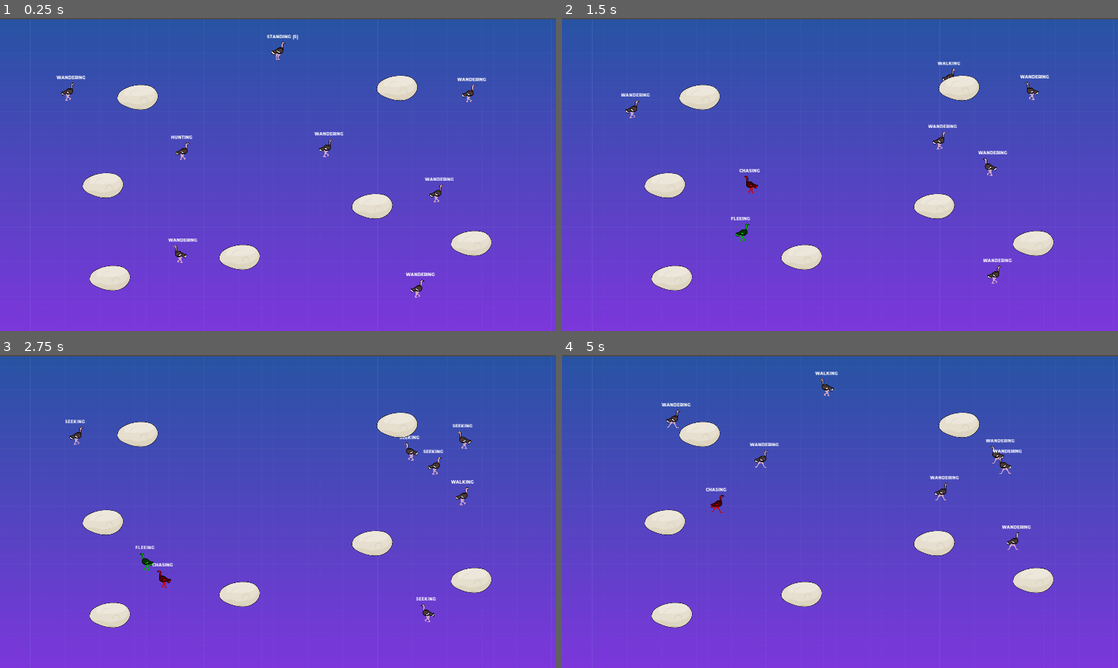
Above: before the commit, frames 1-4 (two rows, left to right).
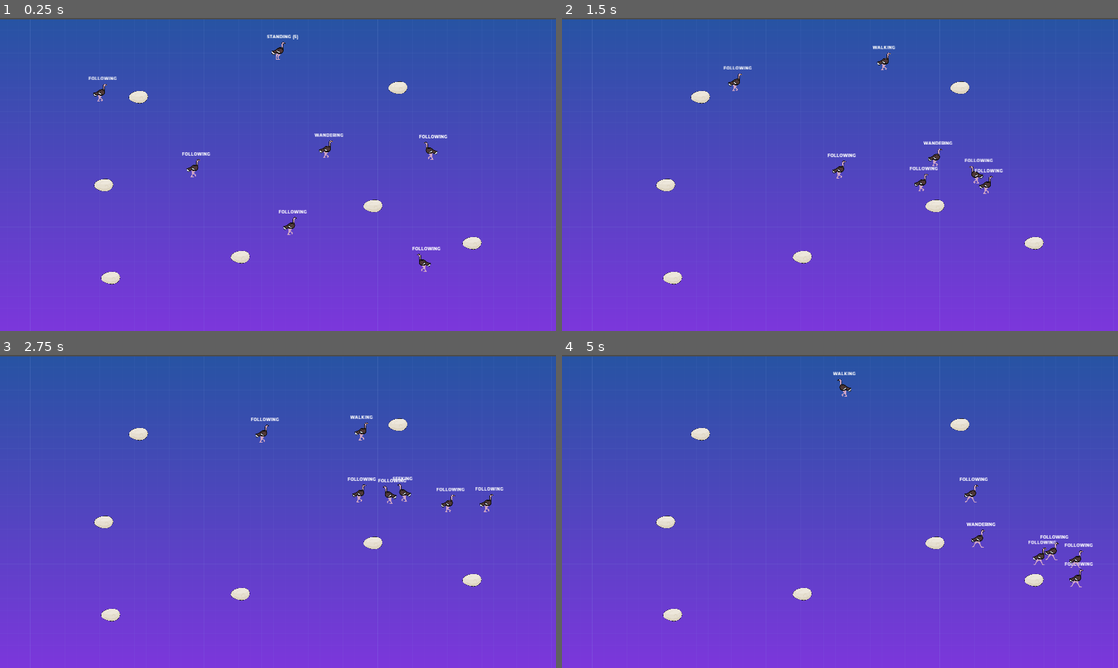
Above: after the commit, the same moments.

Repository: wholeNaNyards/game-ai
Game: Godot game, scene res://src/Main.tscn
Same seed, same stepped clock (60 frames per second), same inputs: the game is played once before the commit and once after it.
Inputs (mouse positions are in pixels of both pictures, inside the frame that each line leads up to):
- Up to frame 1 (0.25 s): no input
- Up to frame 2 (1.5 s): move the mouse to (962, 158) at 0.52 s; press the mouse at (962, 158) at 0.53 s; hold D (move_right) 0.53-1.28 s; move the mouse to (728, 190) at 1.27 s; release the mouse at (728, 190) at 1.28 s; hold S (move_down) from 1.28 s (still down); click (728, 190) at 1.35 s
- Up to frame 3 (2.75 s): move the mouse to (333, 442) at 2.02 s; release S (move_down) at 2.03 s; press the mouse at (333, 442) at 2.03 s; hold D (move_right) from 2.03 s (still down)
- Up to frame 4 (5 s): move the mouse to (812, 574) at 2.77 s; release D (move_right) at 2.78 s; release the mouse at (812, 574) at 2.78 s; hold W (move_up) 2.78-3.53 s; click (812, 574) at 2.85 s; move the mouse to (1006, 558) at 3.52 s; press the mouse at (1006, 558) at 3.53 s; hold A (move_left) from 3.53 s (still down); move the mouse to (673, 464) at 4.27 s; release the mouse at (673, 464) at 4.28 s; click (673, 464) at 4.35 s

The runs differ from the first frame. In frame 1, 3.8% of the frame differs, in the area x 10-89%, y 18-90%; in frame 2, 4.1%; in frame 3, 4.0%; in frame 4, 4.1%, in the area x 14-96%, y 5-88%.

Commit message:
Refactored steering behaviors, initial work on flocking

Diff:
--- a/MovingEntity.gd
+++ b/MovingEntity.gd
@@ -8,6 +8,7 @@
 export (float, 10.0, 100000) var max_force = 50000.0
 
 var velocity = Vector2()
+var dir = 1
 
 func get_velocity() -> Vector2:
 	return velocity
--- a/PreyStateFleeing.gd
+++ b/PreyStateFleeing.gd
@@ -21,5 +21,5 @@
 func execute_process(_prey, _delta: float) -> void:
 	pass
 
-func execute_physics_process(prey, _delta: float) -> void:
+func execute_physics_process(_prey, _delta: float) -> void:
 	pass
--- a/PreyStateGlobal.gd
+++ b/PreyStateGlobal.gd
@@ -15,12 +15,13 @@
 
 func execute_physics_process(prey, _delta: float) -> void:
 	#	animated_sprite.rotation = velocity.angle()
-	var currently_steering = false
 
 	if prey.velocity.x >= 0:
 		prey.animated_sprite.flip_h = false
 	else:
 		prey.animated_sprite.flip_h = true
+
+	var currently_steering = false
 
 	if Input.is_action_pressed("left_click"):
 		var mouse_pos = prey.get_global_mouse_position()
@@ -29,7 +30,7 @@
 		prey.change_state("SEEKING")
 
 	if prey.leader:
-		prey.steering_manager.offset_pursuit(prey.leader, prey.offset)
+		prey.steering_manager.offset_pursuit(prey.leader, prey.offset, "prey")
 		currently_steering = true
 		prey.change_state("FOLLOWING")
 
--- a/project.godot
+++ b/project.godot
@@ -24,6 +24,11 @@
 "language": "GDScript",
 "path": "res://src/player/Player.gd"
 }, {
+"base": "AI",
+"class": "Predator",
+"language": "GDScript",
+"path": "res://src/ai/Predator.gd"
+}, {
 "base": "State",
 "class": "PredatorStateChasing",
 "language": "GDScript",
@@ -43,6 +48,11 @@
 "class": "PredatorStateResting",
 "language": "GDScript",
 "path": "res://PredatorStateResting.gd"
+}, {
+"base": "AI",
+"class": "Prey",
+"language": "GDScript",
+"path": "res://src/ai/Prey.gd"
 }, {
 "base": "State",
 "class": "PreyStateFleeing",
@@ -108,10 +118,12 @@
 "AI": "",
 "MovingEntity": "",
 "Player": "",
+"Predator": "",
 "PredatorStateChasing": "",
 "PredatorStateGlobal": "",
 "PredatorStateHunting": "",
 "PredatorStateResting": "",
+"Prey": "",
 "PreyStateFleeing": "",
 "PreyStateFollowing": "",
 "PreyStateGlobal": "",
--- a/src/Main.tscn
+++ b/src/Main.tscn
@@ -1,11 +1,10 @@
-[gd_scene load_steps=9 format=2]
+[gd_scene load_steps=8 format=2]
 
 [ext_resource path="res://src/ai/Prey.tscn" type="PackedScene" id=1]
 [ext_resource path="res://src/Rock.tscn" type="PackedScene" id=2]
 [ext_resource path="res://assets/background.png" type="Texture" id=3]
 [ext_resource path="res://src/Main.gd" type="Script" id=4]
 [ext_resource path="res://src/player/Player.tscn" type="PackedScene" id=5]
-[ext_resource path="res://src/ai/Predator.tscn" type="PackedScene" id=6]
 
 [sub_resource type="RectangleShape2D" id=1]
 extents = Vector2( 984, 12 )
@@ -23,27 +22,37 @@
 
 [node name="Player" parent="." instance=ExtResource( 5 )]
 position = Vector2( 90, -227 )
+max_speed = 100
+speed = 200
 
 [node name="Prey" parent="." instance=ExtResource( 1 )]
 position = Vector2( 280, 77 )
+offset = 10.0
+
+[node name="Prey2" parent="." instance=ExtResource( 1 )]
+position = Vector2( 648, 85 )
+initial_leader = NodePath("../Prey")
+offset = 10.0
+
+[node name="Prey3" parent="." instance=ExtResource( 1 )]
+position = Vector2( 624, 483 )
+initial_leader = NodePath("../Prey")
+offset = 10.0
+
+[node name="Prey4" parent="." instance=ExtResource( 1 )]
+position = Vector2( 146, 357 )
+initial_leader = NodePath("../Prey")
+offset = 10.0
 
 [node name="Prey5" parent="." instance=ExtResource( 1 )]
-position = Vector2( 776, -107 )
+position = Vector2( -192, 149 )
+initial_leader = NodePath("../Prey")
+offset = 10.0
 
 [node name="Prey6" parent="." instance=ExtResource( 1 )]
-position = Vector2( 664, 237 )
-
-[node name="Prey2" parent="." instance=ExtResource( 1 )]
-position = Vector2( 600, 557 )
-
-[node name="Prey3" parent="." instance=ExtResource( 1 )]
-position = Vector2( -216, 445 )
-
-[node name="Prey4" parent="." instance=ExtResource( 1 )]
-position = Vector2( -608, -123 )
-
-[node name="Predator" parent="." instance=ExtResource( 6 )]
-position = Vector2( -216, 85 )
+position = Vector2( -512, -115 )
+initial_leader = NodePath("../Prey")
+offset = 10.0
 
 [node name="Rocks" type="Node2D" parent="."]
 
--- a/src/Rock.tscn
+++ b/src/Rock.tscn
@@ -2,18 +2,20 @@
 
 [ext_resource path="res://assets/Rocks/Stone.png" type="Texture" id=1]
 
-[sub_resource type="RectangleShape2D" id=1]
-extents = Vector2( 68, 44 )
+[sub_resource type="CapsuleShape2D" id=1]
+radius = 24.0
+height = 16.0
 
 [node name="Rock" type="StaticBody2D"]
 collision_layer = 16
 collision_mask = 0
 
-[node name="CollisionShape2D" type="CollisionShape2D" parent="."]
-position = Vector2( 4, -44 )
-shape = SubResource( 1 )
-
 [node name="Stone" type="Sprite" parent="."]
 position = Vector2( 8, -48 )
-scale = Vector2( 0.75, 1 )
+scale = Vector2( 0.35, 0.5 )
 texture = ExtResource( 1 )
+
+[node name="CollisionShape2D" type="CollisionShape2D" parent="."]
+position = Vector2( 8, -48 )
+rotation = 1.57079
+shape = SubResource( 1 )
--- a/src/ai/Predator.gd
+++ b/src/ai/Predator.gd
@@ -1,7 +1,9 @@
+class_name Predator
 extends AI
 
 onready var animated_sprite = $AnimatedSprite
 onready var state_machine : StateMachine = $StateMachine
+onready var prey_detector_raycasts : Node2D = $PreyDetectorRaycasts
 
 export (int, 1, 5000) var max_stamina = 2000
 onready var stamina : int = max_stamina
@@ -11,6 +13,7 @@
 func _ready() -> void:
 	state_machine.set_global_state(PredatorStateGlobal.new())
 	change_state("HUNTING")
+	add_to_group("predator")
 
 func change_state(new_state: String) -> void:
 	if new_state == "HUNTING":
@@ -21,6 +24,20 @@
 		state_machine.change_state(PredatorStateResting.new())
 
 func _physics_process(delta: float) -> void:
+	if prey:
+		var can_see_prey = false
+		for raycast in prey_detector_raycasts.get_children():
+			raycast = raycast as RayCast2D
+			raycast.look_at(prey.global_position)
+			raycast.force_raycast_update()
+			if raycast.is_colliding():
+				if raycast.get_collider().is_in_group("prey"):
+					can_see_prey = true
+					break
+
+		if not can_see_prey:
+			prey = null
+
 	state_machine.physics_process(delta)
 
 func _on_PreyDetector_body_entered(body: AI) -> void:
--- a/src/ai/Predator.tscn
+++ b/src/ai/Predator.tscn
@@ -10,7 +10,7 @@
 height = 16.0
 
 [sub_resource type="CircleShape2D" id=1]
-radius = 316.986
+radius = 256.0
 
 [node name="Predator" instance=ExtResource( 1 )]
 collision_layer = 8
@@ -23,7 +23,7 @@
 
 [node name="PreyDetector" type="Area2D" parent="." index="2"]
 position = Vector2( 0, 32 )
-collision_layer = 8
+collision_layer = 0
 collision_mask = 4
 monitorable = false
 
@@ -41,23 +41,42 @@
 [node name="RayCast2D" type="RayCast2D" parent="Raycasts" index="0"]
 enabled = true
 cast_to = Vector2( 48, 0 )
-collision_mask = 17
+collision_mask = 16
 
 [node name="RayCast2D2" type="RayCast2D" parent="Raycasts" index="1"]
 position = Vector2( 0, 16 )
 enabled = true
 cast_to = Vector2( 48, 0 )
-collision_mask = 17
+collision_mask = 16
 
 [node name="RayCast2D3" type="RayCast2D" parent="Raycasts" index="2"]
 position = Vector2( 0, -16 )
 enabled = true
 cast_to = Vector2( 48, 0 )
-collision_mask = 17
+collision_mask = 16
 
 [node name="StateMachine" parent="." index="5" instance=ExtResource( 4 )]
 position = Vector2( 0, 32 )
 show_label = true
 
+[node name="PreyDetectorRaycasts" type="Node2D" parent="." index="6"]
+
+[node name="RayCast2D" type="RayCast2D" parent="PreyDetectorRaycasts" index="0"]
+enabled = true
+cast_to = Vector2( 320, 0 )
+collision_mask = 21
+
+[node name="RayCast2D2" type="RayCast2D" parent="PreyDetectorRaycasts" index="1"]
+position = Vector2( 0, -40 )
+enabled = true
+cast_to = Vector2( 320, 0 )
+collision_mask = 21
+
+[node name="RayCast2D3" type="RayCast2D" parent="PreyDetectorRaycasts" index="2"]
+position = Vector2( 0, 40 )
+enabled = true
+cast_to = Vector2( 320, 0 )
+collision_mask = 21
+
 [connection signal="body_entered" from="PreyDetector" to="." method="_on_PreyDetector_body_entered"]
 [connection signal="body_exited" from="PreyDetector" to="." method="_on_PreyDetector_body_exited"]
--- a/src/ai/Prey.gd
+++ b/src/ai/Prey.gd
@@ -1,7 +1,9 @@
+class_name Prey
 extends AI
 
 onready var animated_sprite : AnimatedSprite = $AnimatedSprite
 onready var state_machine : StateMachine = $StateMachine
+onready var predator_detector_raycasts : Node2D = $PredatorDetectorRaycasts
 
 # Avoidance Steering
 var predator : AI
@@ -9,13 +11,14 @@
 # Leader Following
 export var initial_leader := NodePath()
 var leader: MovingEntity
-export var offset : float = 200
+export var offset : float = 10
 
 func _ready() -> void:
 	if initial_leader:
 		leader = get_node(initial_leader)
 	state_machine.set_global_state(PreyStateGlobal.new())
 	change_state("WANDERING")
+	add_to_group("prey")
 
 func change_state(new_state: String) -> void:
 	if new_state == "WANDERING":
@@ -28,6 +31,20 @@
 		state_machine.change_state(PreyStateSeeking.new())
 
 func _physics_process(delta: float) -> void:
+	if predator:
+		var can_see_predator = false
+		for raycast in predator_detector_raycasts.get_children():
+			raycast = raycast as RayCast2D
+			raycast.look_at(predator.global_position)
+			raycast.force_raycast_update()
+			if raycast.is_colliding():
+				if raycast.get_collider().is_in_group("predator"):
+					can_see_predator = true
+					break
+
+		if not can_see_predator:
+			predator = null
+
 	state_machine.physics_process(delta)
 
 func _on_PredatorDetector_body_entered(body: AI) -> void:
--- a/src/ai/Prey.tscn
+++ b/src/ai/Prey.tscn
@@ -18,14 +18,14 @@
 collision_mask = 57
 script = ExtResource( 2 )
 initial_leader = NodePath("")
-offset = 200.0
+offset = 10.0
 
 [node name="CollisionShape2D" type="CollisionShape2D" parent="." index="0"]
 shape = SubResource( 2 )
 
 [node name="PredatorDetector" type="Area2D" parent="." index="2"]
 position = Vector2( 0, 32 )
-collision_layer = 4
+collision_layer = 0
 collision_mask = 8
 monitorable = false
 
@@ -44,23 +44,42 @@
 [node name="RayCast2D" type="RayCast2D" parent="Raycasts" index="0"]
 enabled = true
 cast_to = Vector2( 48, 0 )
-collision_mask = 17
+collision_mask = 16
 
 [node name="RayCast2D2" type="RayCast2D" parent="Raycasts" index="1"]
-position = Vector2( -1, 16 )
+position = Vector2( 0, 16 )
 enabled = true
 cast_to = Vector2( 48, 0 )
-collision_mask = 17
+collision_mask = 16
 
 [node name="RayCast2D3" type="RayCast2D" parent="Raycasts" index="2"]
 position = Vector2( -1, -16 )
 enabled = true
 cast_to = Vector2( 48, 0 )
-collision_mask = 17
+collision_mask = 16
 
 [node name="StateMachine" parent="." index="5" instance=ExtResource( 4 )]
 position = Vector2( -1, 32 )
 show_label = true
 
+[node name="PredatorDetectorRaycasts" type="Node2D" parent="." index="6"]
+
+[node name="RayCast2D" type="RayCast2D" parent="PredatorDetectorRaycasts" index="0"]
+enabled = true
+cast_to = Vector2( 231, 0 )
+collision_mask = 25
+
+[node name="RayCast2D2" type="RayCast2D" parent="PredatorDetectorRaycasts" index="1"]
+position = Vector2( -1, -40 )
+enabled = true
+cast_to = Vector2( 231, 0 )
+collision_mask = 25
+
+[node name="RayCast2D3" type="RayCast2D" parent="PredatorDetectorRaycasts" index="2"]
+position = Vector2( -1, 40 )
+enabled = true
+cast_to = Vector2( 231, 0 )
+collision_mask = 25
+
 [connection signal="body_entered" from="PredatorDetector" to="." method="_on_PredatorDetector_body_entered"]
 [connection signal="body_exited" from="PredatorDetector" to="." method="_on_PredatorDetector_body_exited"]
--- a/src/ai/SteeringManager.gd
+++ b/src/ai/SteeringManager.gd
@@ -4,6 +4,8 @@
 onready var host: MovingEntity = owner
 var acceleration = Vector2()
 var wander_angle : float = 0.0
+var separation_radius: float = 150.0
+var max_separation = 500.0
 
 # DEBUG Options
 #export (bool) var enable_debug = true
@@ -42,51 +44,50 @@
 	var new_acceleration = steering_force / host.get_mass()
 	acceleration += new_acceleration
 
-func seek(target_position : Vector2, slowing_radius : float = 1000.0) -> void:
-	var steering_force = _do_seek(target_position, slowing_radius)
-	apply_force(steering_force)
+func seek(target_position : Vector2, slowing_radius : float = 250.0) -> void:
+	_do_seek(target_position, slowing_radius)
 
 func flee(target_position : Vector2) -> void:
-	var steering_force = _do_flee(target_position)
-	apply_force(steering_force)
+	_do_flee(target_position)
 
 func wander(wander_distance : int, wander_radius: int, wander_angle_change : float) -> void:
-	var steering_force = _do_wander(wander_distance, wander_radius, wander_angle_change)
-	apply_force(steering_force)
+	_do_wander(wander_distance, wander_radius, wander_angle_change)
 
 func pursuit(evader: MovingEntity) -> void:
-	var steering_force = _do_pursuit(evader)
-	apply_force(steering_force)
+	_do_pursuit(evader)
 
 func evade(pursuer: MovingEntity) -> void:
-	var steering_force = _do_evade(pursuer)
-	apply_force(steering_force)
+	_do_evade(pursuer)
 
 func obstacle_avoidance(raycasts: Node2D, max_avoid_force: float) -> void:
-	var steering_force = _do_obstacle_avoidance(raycasts, max_avoid_force)
-	apply_force(steering_force)
+	_do_obstacle_avoidance(raycasts, max_avoid_force)
 
-func offset_pursuit(leader: MovingEntity, offset: float) -> void:
-	var steering_force = _do_offset_pursuit(leader, offset)
-	apply_force(steering_force)
+func separation(group: String) -> void:
+	_do_separation(group)
 
-func _do_seek(target_position : Vector2, slowing_radius : float = 1000.0) -> Vector2:
+func offset_pursuit(leader: MovingEntity, offset: float, group: String) -> void:
+	_do_offset_pursuit(leader, offset, group)
+
+func _do_seek(target_position : Vector2, slowing_radius : float = 250.0):
 	var desired_direction = target_position - host.get_position()
-	var desired_velocity = desired_direction.normalized() * host.get_speed()
+	var distance = desired_direction.length()
+	var desired_velocity: Vector2
 
 	# Start slowing down if we're withing the slowdown area
-	if desired_velocity.length_squared() < (slowing_radius * slowing_radius):
-		desired_velocity *= (desired_velocity.length() / slowing_radius)
+	if distance < slowing_radius:
+		desired_velocity = desired_direction.normalized() * host.get_speed() * (distance / slowing_radius)
+	else:
+		desired_velocity = desired_direction.normalized() * host.get_speed()
 
-	return desired_velocity - host.get_velocity()
+	apply_force(desired_velocity - host.get_velocity())
 
-func _do_flee(target_position : Vector2) -> Vector2:
+func _do_flee(target_position : Vector2):
 	var desired_direction = host.get_position() - target_position
 	var desired_velocity = desired_direction.normalized() * host.get_speed()
 
-	return desired_velocity - host.get_velocity()
+	apply_force(desired_velocity - host.get_velocity())
 
-func _do_wander(wander_distance : int, wander_radius: int, wander_angle_change : float) -> Vector2:
+func _do_wander(wander_distance : int, wander_radius: int, wander_angle_change : float):
 	var host_velocity = host.get_velocity()
 		# Calculate the circle center
 	var wander_circle_center = Vector2(host_velocity.x, host_velocity.y)
@@ -102,27 +103,27 @@
 	# Change wander_angle just a bit, so it won't have the same value in the next frame
 	wander_angle += randf() * wander_angle_change - wander_angle_change * 0.5
 
-	return wander_circle_center + displacement
+	apply_force(wander_circle_center + displacement)
 
-func _do_pursuit(evader: MovingEntity) -> Vector2:
+func _do_pursuit(evader: MovingEntity):
 	var evader_position = evader.get_position()
 	var desired_position = evader_position - host.get_position()
 	var updates_ahead = desired_position.length() / evader.get_max_speed()
 	# Calculate where evader will be updates_ahead ahead
 	var future_position = evader_position + (evader.get_velocity() * updates_ahead)
 
-	return _do_seek(future_position)
+	_do_seek(future_position)
 
-func _do_evade(pursuer: MovingEntity) -> Vector2:
+func _do_evade(pursuer: MovingEntity):
 	var pursuer_position = pursuer.get_position()
 	var distance = pursuer_position - host.get_position()
 	var updates_ahead = distance.length() / pursuer.get_max_speed()
 	# Calculate where pursuer will be updates_ahead ahead
 	var future_position = pursuer_position + (pursuer.get_velocity() * updates_ahead)
 
-	return _do_flee(future_position)
+	_do_flee(future_position)
 
-func _do_obstacle_avoidance(raycasts: Node2D, max_avoid_force: float) -> Vector2:
+func _do_obstacle_avoidance(raycasts: Node2D, max_avoid_force: float):
 	var host_velocity = host.get_velocity()
 	raycasts.rotation = host_velocity.angle()
 
@@ -130,28 +131,55 @@
 	for raycast in raycasts.get_children():
 		raycast = raycast as RayCast2D
 		raycast.cast_to.x = length
+		raycast.force_raycast_update()
 		if raycast.is_colliding():
 			var obstacle : PhysicsBody2D = raycast.get_collider()
 			var avoid_direction = host.get_position() + host_velocity - obstacle.global_position
-			return avoid_direction.normalized() * max_avoid_force
+			apply_force(avoid_direction.normalized() * max_avoid_force)
 
-	return Vector2.ZERO
+func _do_offset_pursuit(leader: MovingEntity, offset: float, group: String):
+	var leader_sight_radius = 50.0
 
-func _do_offset_pursuit(leader: MovingEntity, offset: float) -> Vector2:
-	var leader_velocity = leader.get_velocity()
-	var tv : Vector2 = Vector2(leader_velocity.x, leader_velocity.y)
+	var tv = leader.get_velocity().normalized() * offset
+	var leader_position = leader.get_position()
 
+	var ahead: Vector2 = leader_position + tv
 	tv *= -1
-	tv = tv.normalized()
-	tv *= offset
+	var behind: Vector2 = leader_position + tv
 
-	var leader_position = leader.get_position()
-	var behind : Vector2 = Vector2(leader_position.x, leader_position.y) + tv
+	var host_position = host.get_position()
+	var in_leader_way = host_position.distance_to(leader_position) <= leader_sight_radius
+	var in_leader_future_way = host_position.distance_to(ahead) <= leader_sight_radius
 
-	return _do_seek(behind)
+	if in_leader_way or in_leader_future_way:
+		_do_evade(leader)
+
+	_do_seek(behind + leader.get_position())
+	_do_separation(group)
+
+func _do_separation(group : String):
+	var force: Vector2 = Vector2()
+	var neighbor_count: float = 0.0
+
+	for entity in  get_tree().get_nodes_in_group(group):
+		var entity_position: Vector2 = entity.global_position
+		var host_position: Vector2 = host.get_position()
+		if entity != self and entity_position.distance_to(host_position) <= separation_radius:
+			force.x += entity_position.x - host_position.x
+			force.y += entity_position.y - host_position.y
+			neighbor_count += 1
+
+	if neighbor_count != 0:
+		force.x /= neighbor_count
+		force.y /= neighbor_count
+		force *= -1
+		return force.normalized() * max_separation
+
+	apply_force(force)
 
 func limit(vector: Vector2, max_value: float) -> Vector2:
-	if vector.length_squared() > max_value * max_value:
-		vector = vector.normalized() * max_value
+	var length = vector.length()
+	if length > max_value:
+		vector = (vector / length) * max_value
 
 	return vector
--- a/src/player/StateGlobal.gd
+++ b/src/player/StateGlobal.gd
@@ -27,7 +27,9 @@
 
 	if player.direction.x > 0:
 		player.get_animated_sprite().flip_h = false
+		player.dir = 1
 	elif player.direction.x < 0:
+		player.dir = -1
 		player.get_animated_sprite().flip_h = true
 
 	if player.direction == Vector2.ZERO:
